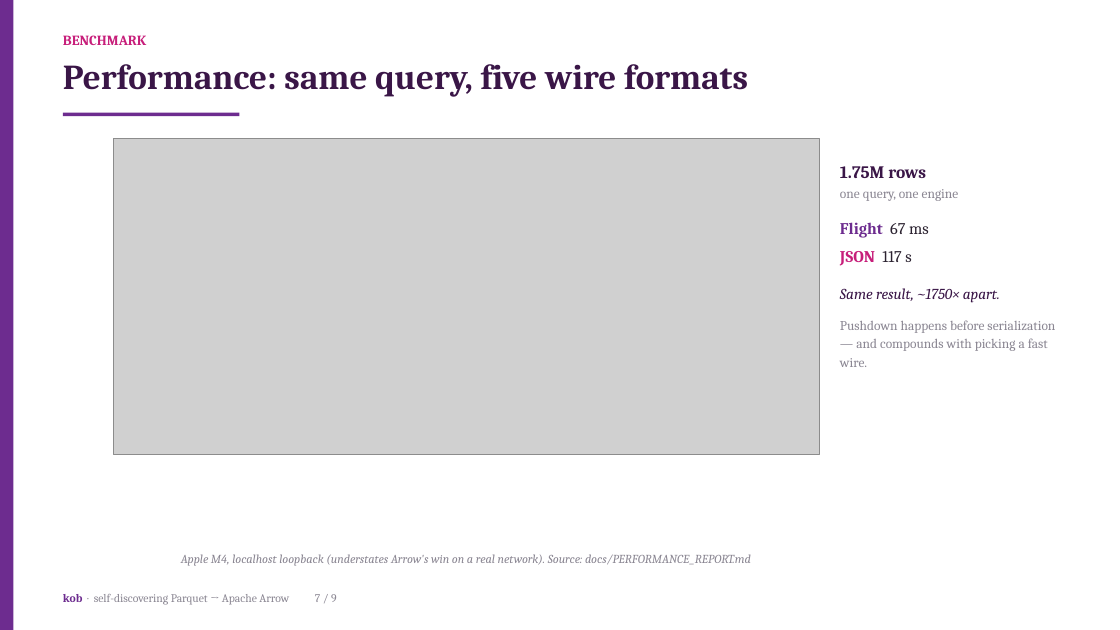
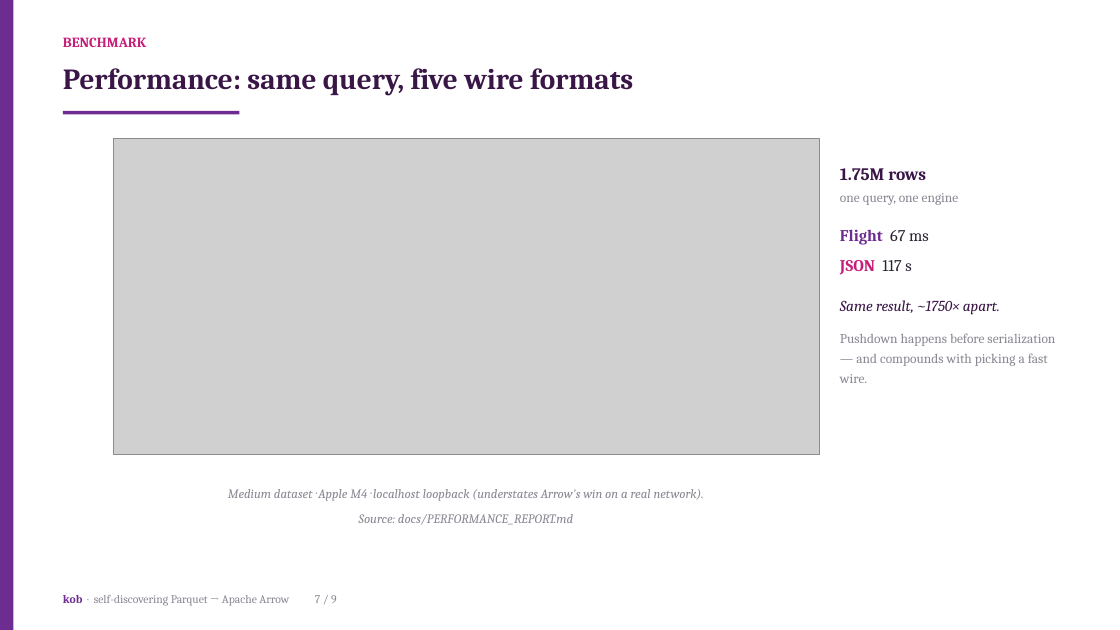
Before and after one commit to iyedexe/kob, a slide deck: slide 7 of presentation/kob.pptx. Drawn at 1120x630 pixels with LibreOffice and Linux fonts; fonts in the diff are those of the drawing; grey boxes stand for pictures. Boxes give left, top, right and bottom in pixels: in the first picture for what was removed or moved away, otherwise in the second. Text is boxed around its words. In the diff, an @@ line names an element or a change of style, - is before the commit and + after.

```diff
--- a/presentation/kob.pptx
+++ b/presentation/kob.pptx
@@ text "BENCHMARK" at (63,37,146,47): line spacing 1.05 to 1.18 @@
@@ text "Performance: same query, five wire ..." at (63,68,633,96): size 30 to 25 pt; line spacing 1.05 to 1.18 @@
@@ text "1.75M rows" at (840,168,1055,383): line spacing 1.05 to 1.18; line spacing 1.15 to 1.25 @@
@@ text at (228,489,704,525): text changed; size 10.5 to 11 pt @@
-Apple M4, localhost loopback (understates Arrow's win on a real network). Source: docs/PERFORMANCE_REPORT.md
+Medium dataset · Apple M4 · localhost loopback (understates Arrow's win on a real network).
+Source: docs/PERFORMANCE_REPORT.md
```
Also in this commit, not shown: 8 other slides changed, 1 other file.
